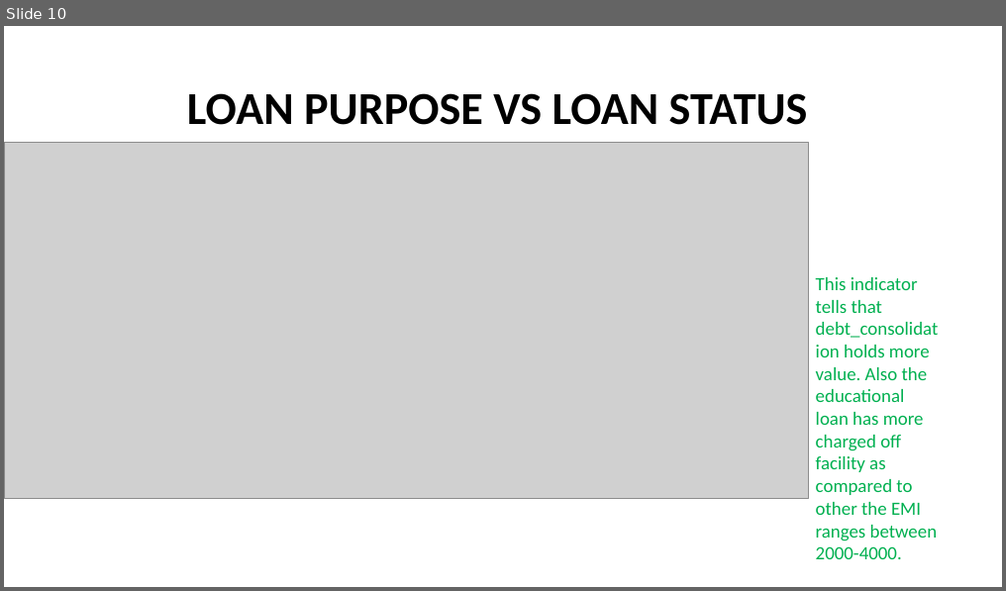
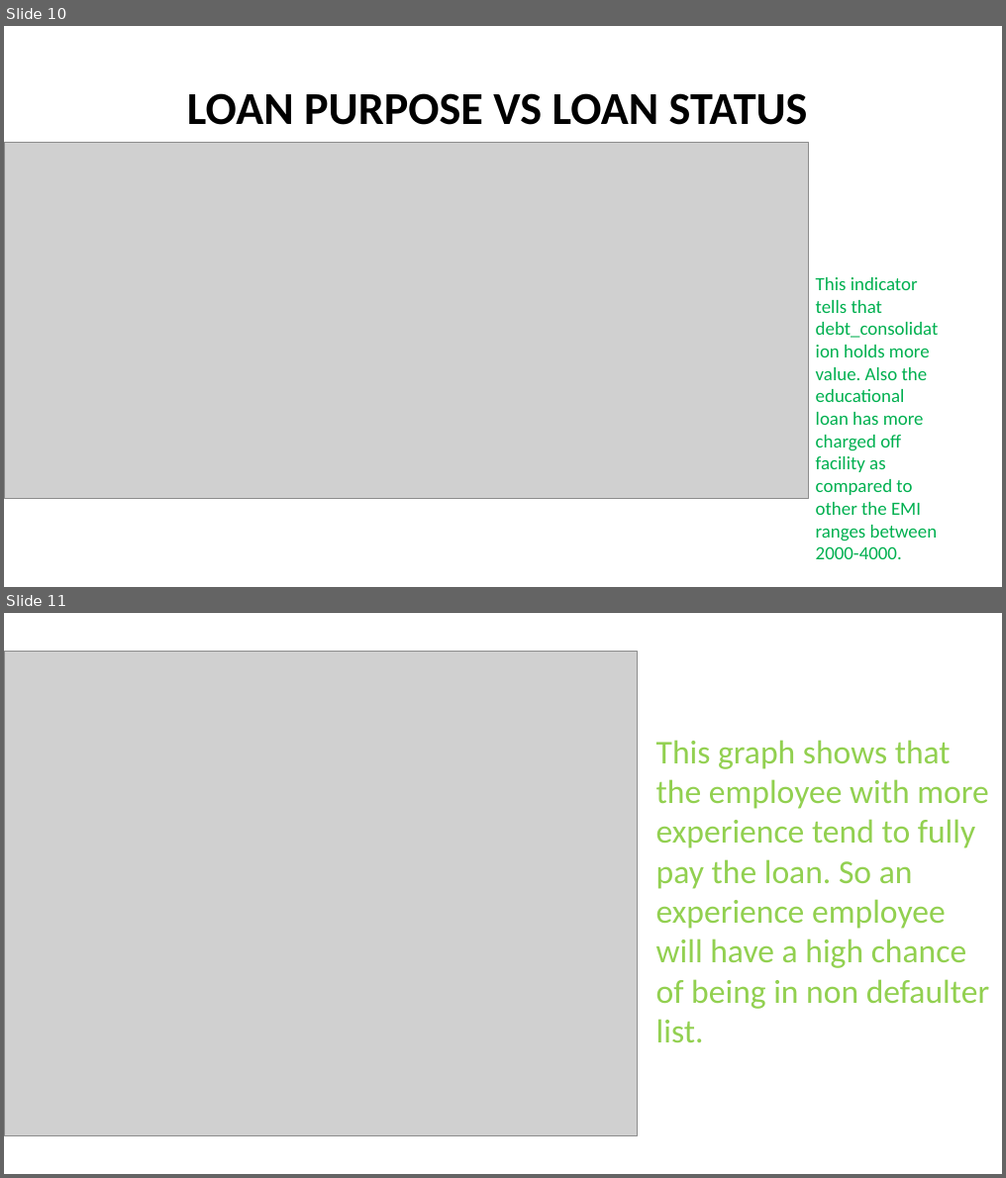
Before and after one commit to abhi-alone/EDA_Case_Study, a slide deck: LENDING CLUB CASE STUDY.pptx. Shown one above the other, each under a label of ours: slide 10 before the commit, slides 10 and 11 after it. The pictures are 1006x591 and 1006x1178 pixels, drawn with LibreOffice and Linux fonts; fonts in the diff are those of the drawing; grey boxes stand for pictures. Boxes give left, top, right and bottom in pixels: in the first picture for what was removed or moved away, otherwise in the second. Text is boxed around its words. In the diff, an @@ line names an element or a change of style, - is before the commit and + after.

Commit message:
The various graph analysis and Conclusion in readme file

```diff
--- a/LENDING CLUB CASE STUDY.pptx
+++ b/LENDING CLUB CASE STUDY.pptx
@@ slide 11 added at [4, 613, 1002, 1174], background #FFFFFF @@
@@ picture added at [4, 652, 638, 1137] @@
@@ text added at [656, 740, 989, 1043], 32 pt, text #92D050 @@
+This graph shows that the employee with more experience tend to fully pay the loan. So an experience employee will have a high chance of being in non defaulter list.
```
Also in this commit, not shown: 1 slide changed, 2 other slides added, 1 other file.
